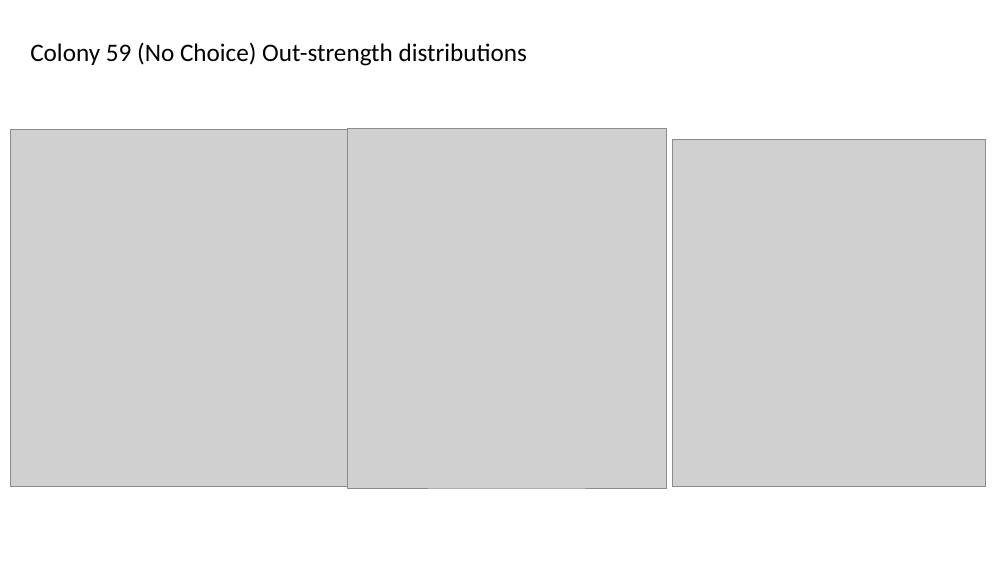
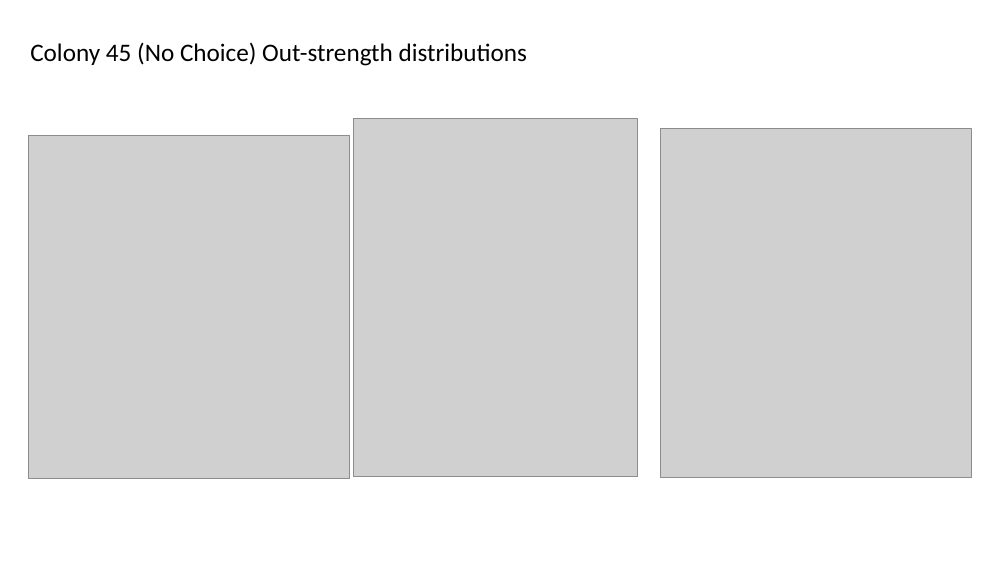
Before and after one commit to TovahKashetsky/collective_decision_experience, a slide deck: slide 14 of ant_sna_network_diagrams.pptx (slide 12 before the commit). Drawn at 1008x567 pixels with LibreOffice and Linux fonts; fonts in the diff are those of the drawing; grey boxes stand for pictures. Boxes give left, top, right and bottom in pixels: in the first picture for what was removed or moved away, otherwise in the second. Text is boxed around its words. In the diff, an @@ line names an element or a change of style, - is before the commit and + after.

```diff
--- a/ant_sna_network_diagrams.pptx
+++ b/ant_sna_network_diagrams.pptx
@@ text at [30, 42, 527, 66]: text changed @@
-Colony 59 (No Choice) Out-strength distributions
+Colony 45 (No Choice) Out-strength distributions
@@ picture: place and size @@
-picture at [347, 128, 666, 488]
+picture at [354, 119, 637, 477]
@@ picture: place and size @@
-picture at [11, 129, 347, 487]
+picture at [28, 136, 349, 479]
@@ picture: place and size @@
-picture at [672, 140, 986, 487]
+picture at [660, 128, 972, 477]
```
Also in this commit, not shown: 1 other slide changed, 2 slides added, 2 other files.
